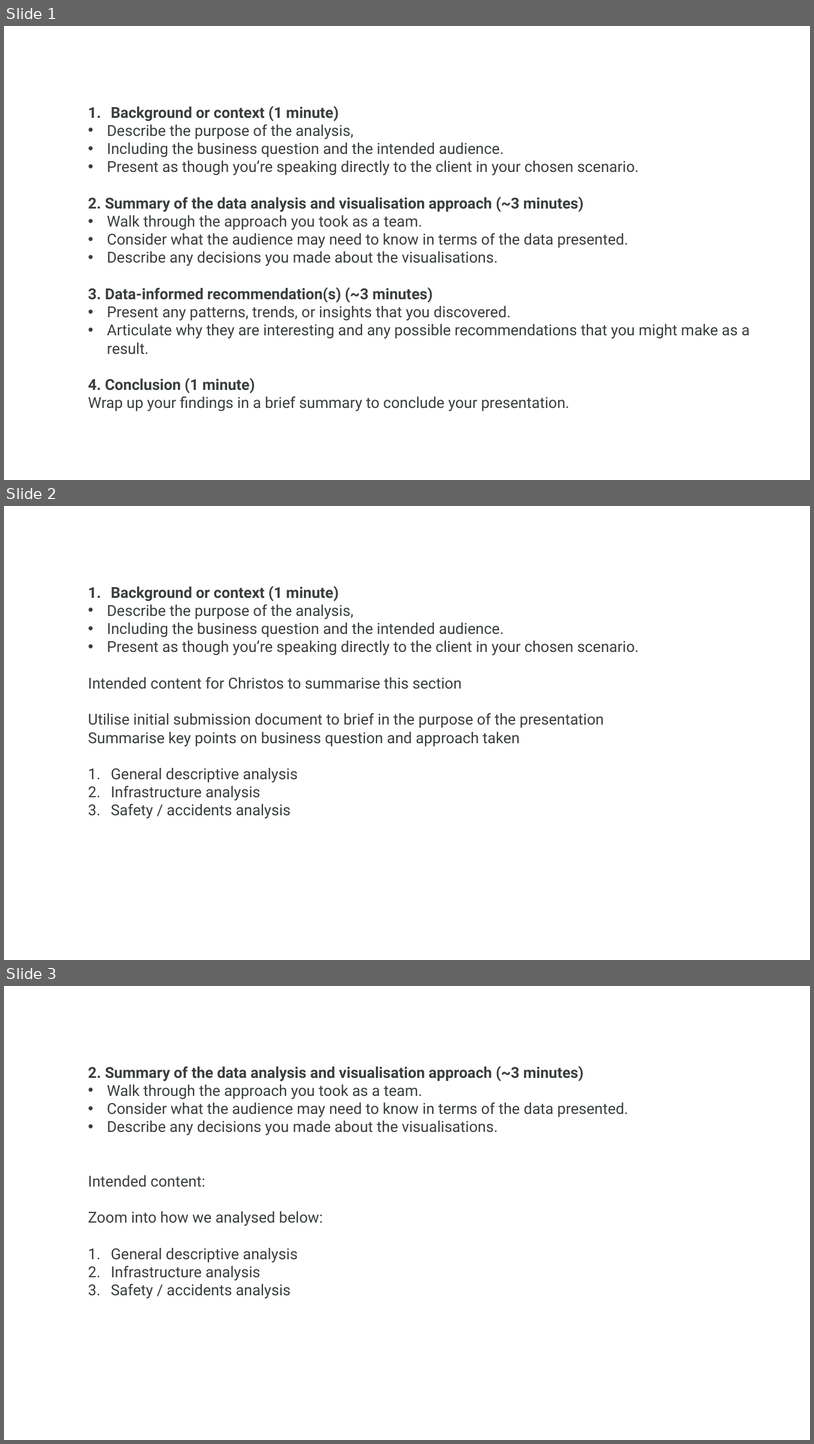
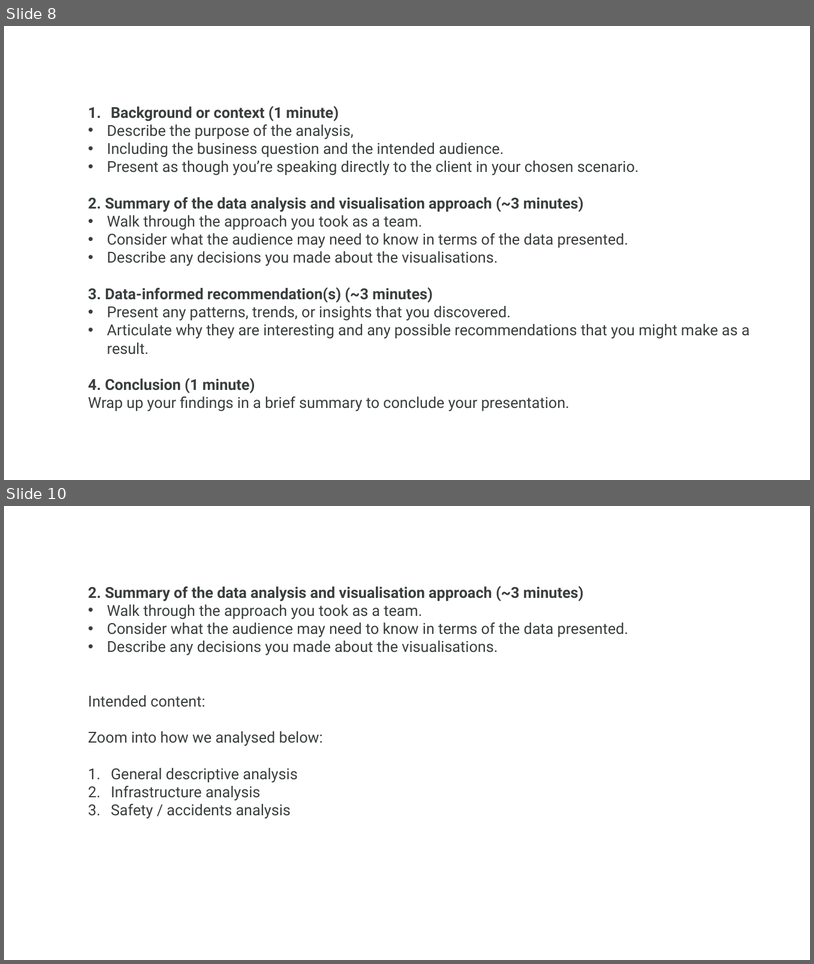
Before and after one commit to SanaFed/CO3_LSE-Employer-Project, a slide deck: Team 10 - Low Fidelity Presentation.pptx. Shown one above the other, each under a label of ours: slides 1, 2 and 3 before the commit, slides 8 and 10 after it; the slides between them are not shown. The pictures are 814x1444 and 814x964 pixels, drawn with LibreOffice and Linux fonts; fonts in the diff are those of the drawing. Boxes give left, top, right and bottom in pixels: in the first picture for what was removed or moved away, otherwise in the second. Text is boxed around its words. In the diff, an @@ line names an element or a change of style, - is before the commit and + after.

```diff
--- a/Team 10 - Low Fidelity Presentation.pptx
+++ b/Team 10 - Low Fidelity Presentation.pptx
@@ slide 2 removed at box(4, 506, 810, 960), background #FFFFFF @@
@@ text removed at box(88, 586, 639, 819) @@
-1. Background or context (1 minute)
-• Describe the purpose of the analysis,
-• Including the business question and the intended audience.
-• Present as though you’re speaking directly to the client in your chosen scenario.
-Intended content for Christos to summarise this section
-Utilise initial submission document to brief in the purpose of the presentation
-Summarise key points on business question and approach taken
-1. General descriptive analysis
-2. Infrastructure analysis
-3. Safety / accidents analysis
@@ what was slide 1 is now slide 8 @@
@@ what was slide 3 is now slide 10 @@
```
Also in this commit, not shown: 8 slides added.
